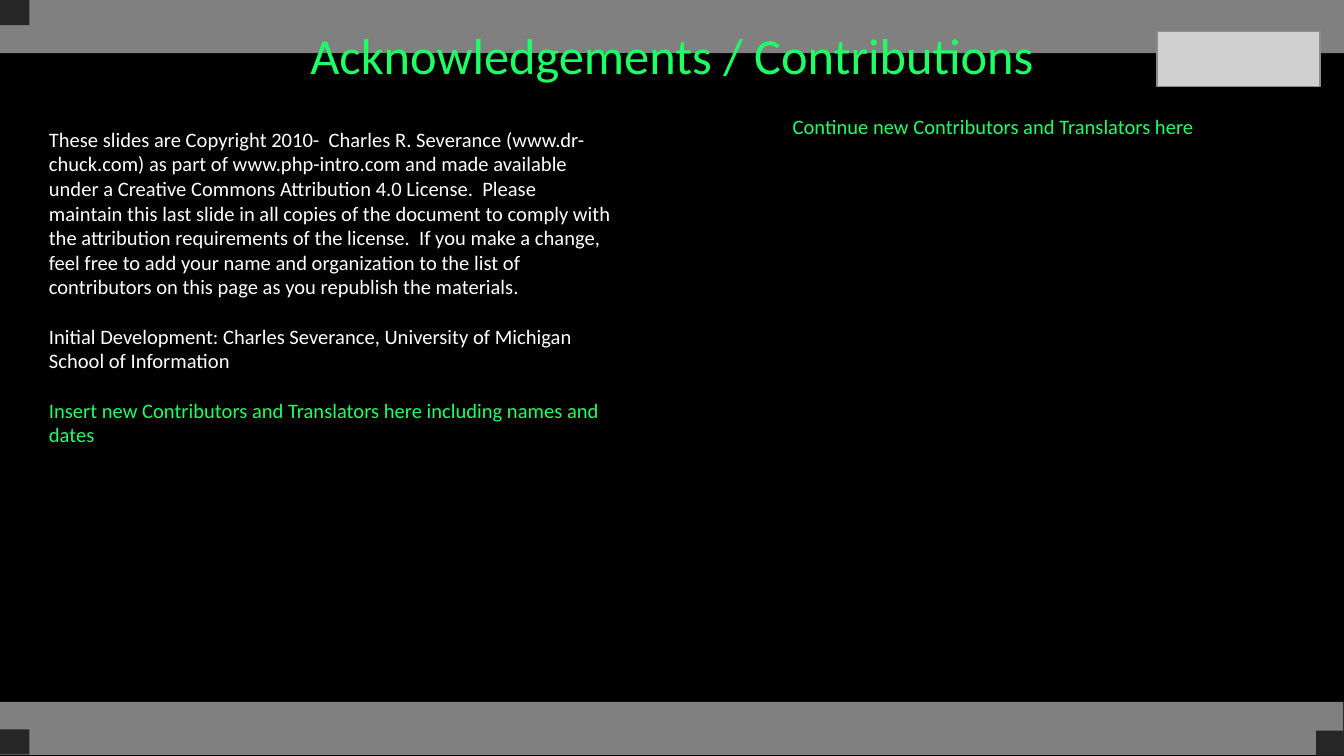
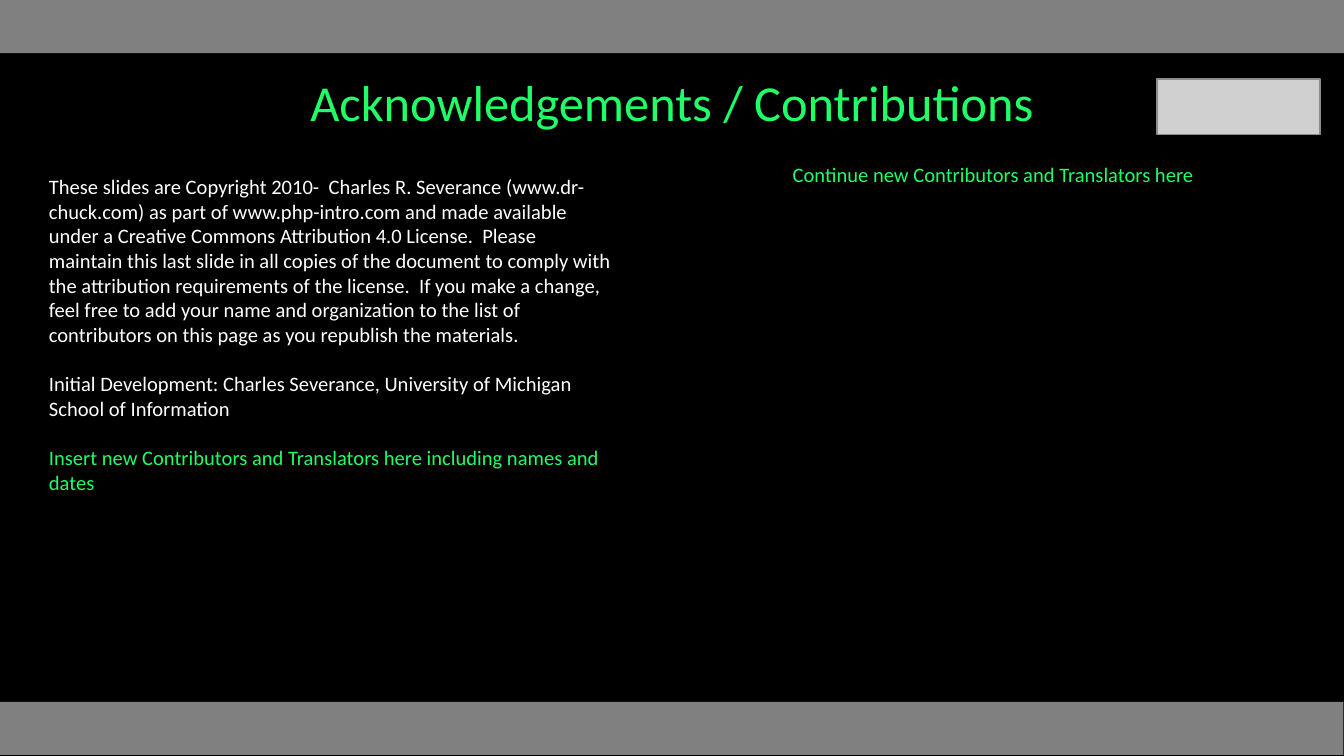
Before and after one commit to csev/wa4e, a slide deck: slide 36 of lectures/PHP-06-Forms.ppt (slide 37 before the commit). Drawn at 1344x756 pixels with LibreOffice and Linux fonts; fonts in the diff are those of the drawing; grey boxes stand for pictures. Boxes give left, top, right and bottom in pixels: in the first picture for what was removed or moved away, otherwise in the second. Text is boxed around its words. In the diff, an @@ line names an element or a change of style, - is before the commit and + after.

```diff
--- a/lectures/PHP-06-Forms.ppt
+++ b/lectures/PHP-06-Forms.ppt
@@ rectangle removed at (0,0,30,26) @@
@@ title "Acknowledgements / Contributions" rewrapped from (310,32,1033,86) to (310,86,1033,130) @@
@@ picture: place and size @@
-picture at (1157,31,1320,86)
+picture at (1157,79,1320,134)
@@ text "These slides are Copyright 2010- ...": place and size @@
-text "These slides are Copyright 2010- ..." at (49,132,610,442)
+text "These slides are Copyright 2010- ..." at (49,179,610,490)
@@ text "Continue new Contributors and Translators ...": place and size @@
-text "Continue new Contributors and Translators ..." at (793,119,1193,134)
+text "Continue new Contributors and Translators ..." at (793,167,1193,182)
@@ rectangle removed at (0,730,30,755) @@
@@ rectangle removed at (1316,731,1344,756) @@
```
Also in this commit, not shown: 33 other slides changed, 1 slide removed, 3 other files.
